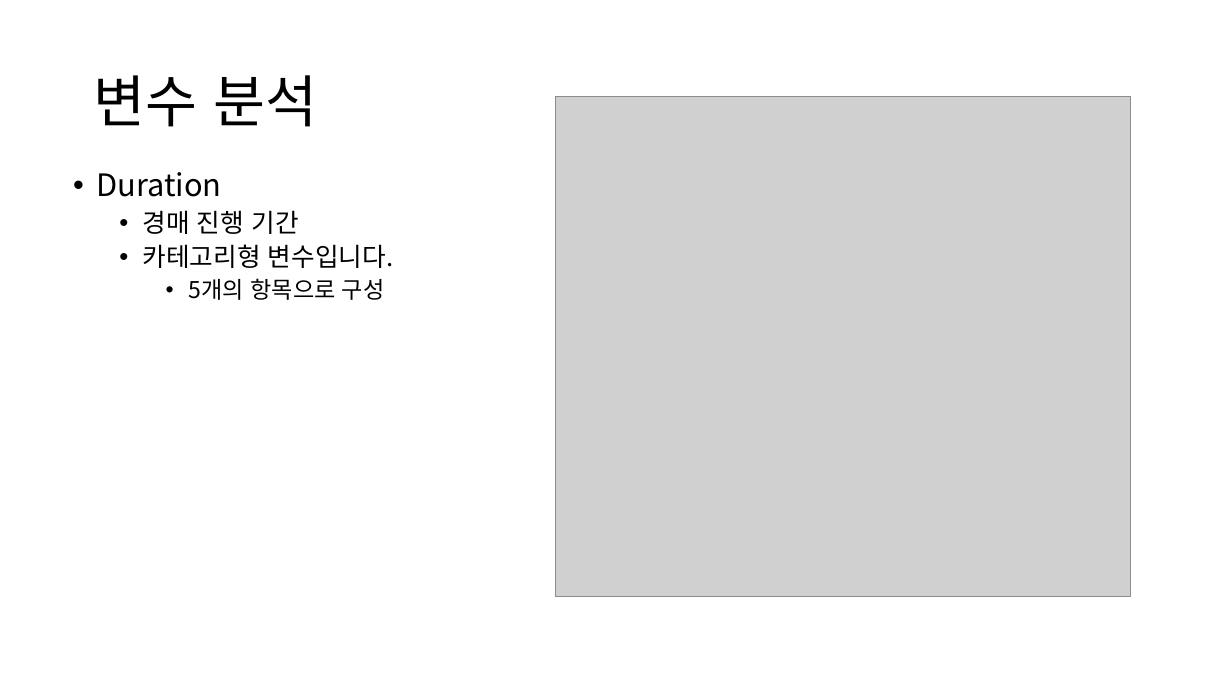
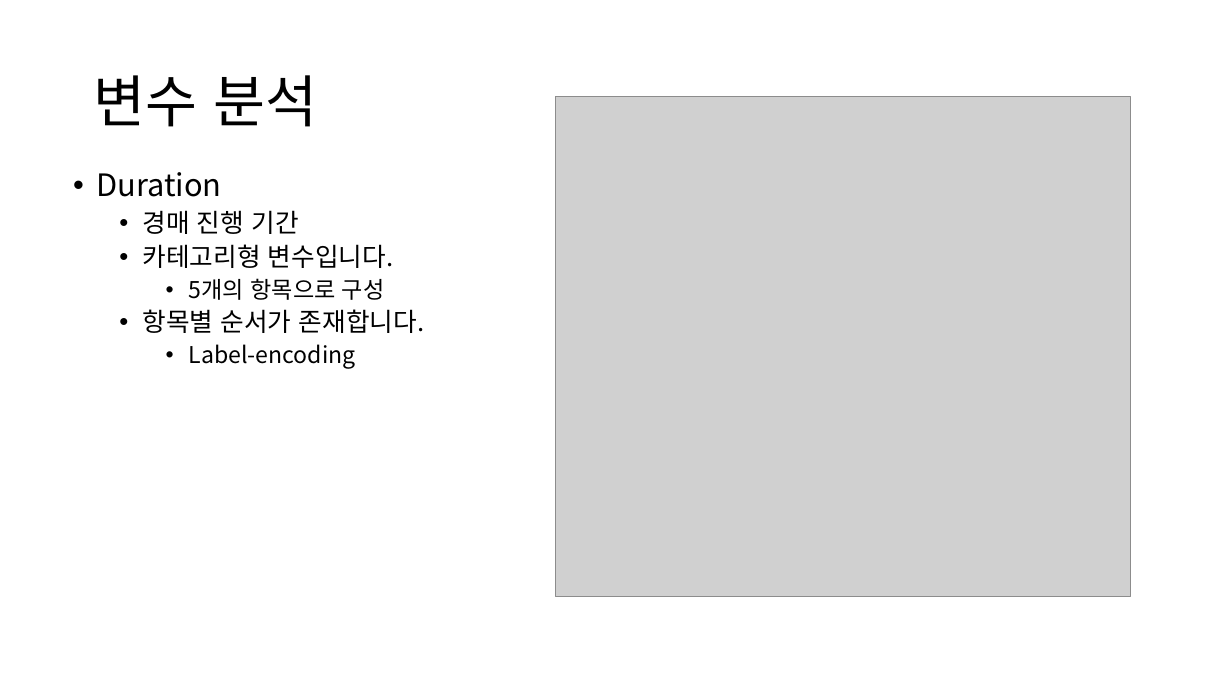
Before and after one commit to sunukkim98/DataAnalysis, a slide deck: slide 10 of FIANL.pptx. Drawn at 1232x693 pixels with LibreOffice and Linux fonts; fonts in the diff are those of the drawing; grey boxes stand for pictures. Boxes give left, top, right and bottom in pixels: in the first picture for what was removed or moved away, otherwise in the second. Text is boxed around its words. In the diff, an @@ line names an element or a change of style, - is before the commit and + after.

```diff
--- a/FIANL.pptx
+++ b/FIANL.pptx
@@ text at (143,309,425,369): paragraphs added @@
+    • 항목별 순서가 존재합니다.
+      • Label-encoding
```
Also in this commit, not shown: 3 other slides changed, 1 slide added.
